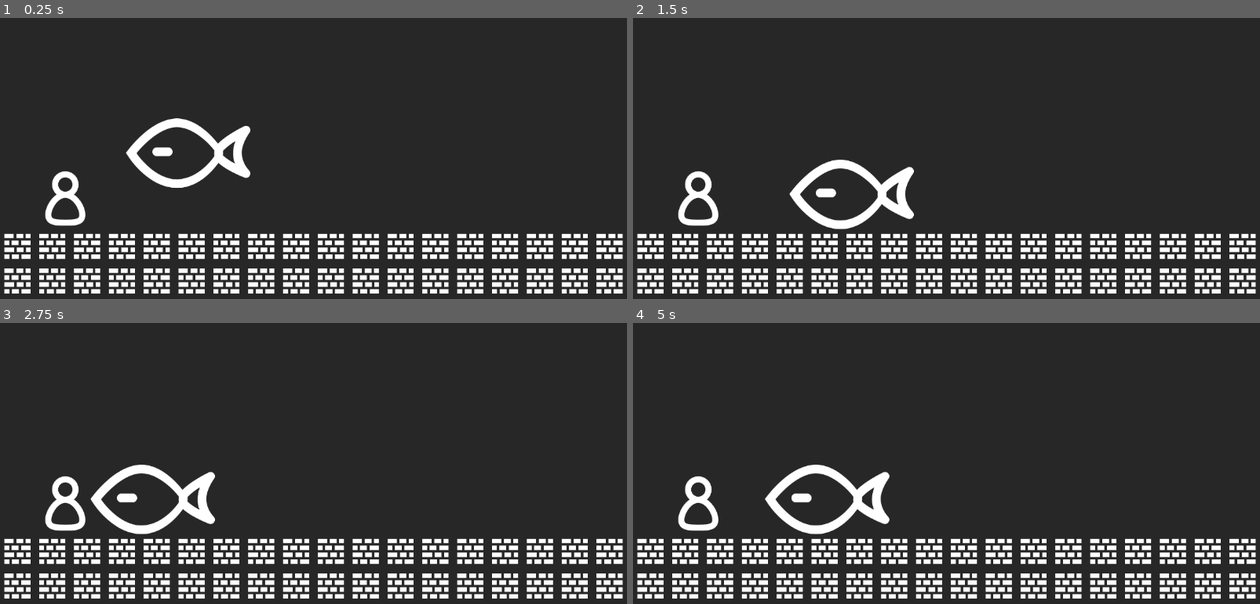
Above: before the commit, frames 1-4 (two rows, left to right).
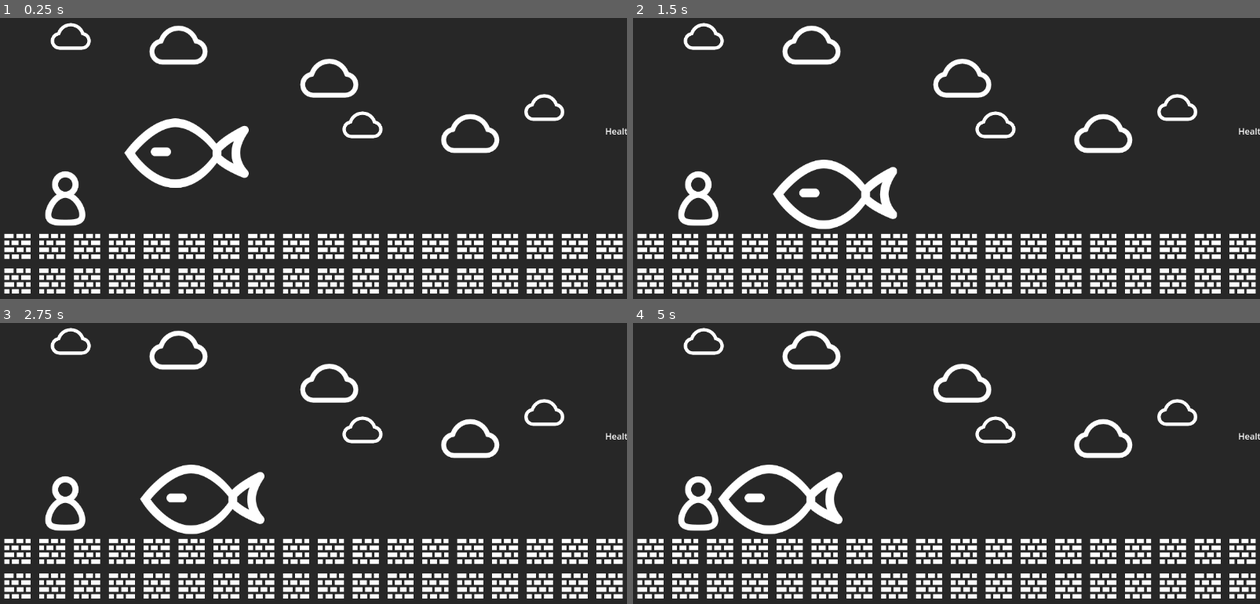
Above: after the commit, the same moments.

Repository: qingzhixing/Icon-Rogue
Game: Godot game, scene res://scene/game_scene.tscn
Same seed, same stepped clock (60 frames per second), same inputs: the game is played once before the commit and once after it.
Inputs:
- Up to frame 1 (0.25 s): no input
- Up to frame 2 (1.5 s): no input
- Up to frame 3 (2.75 s): no input
- Up to frame 4 (5 s): no input

The runs differ from the first frame. In frame 1, 2.6% of the frame differs, in the area x 8-100%, y 1-61%; in frame 2, 4.7%; in frame 3, 5.2%, in the area x 8-100%, y 1-76%; in frame 4, 5.2%.

Commit message:
🔢 碰撞伤害

Diff:
--- /dev/null
+++ b/assets/map_element/decorations/cloud.tscn
@@ -0,0 +1,8 @@
+[gd_scene load_steps=2 format=3 uid="uid://yafyw56ssd1o"]
+
+[ext_resource type="Texture2D" uid="uid://bevkwdjs11wym" path="res://assets/map_element/decorations/cloud.png" id="1_p0ckr"]
+
+[node name="Cloud" type="Sprite2D"]
+position = Vector2(1.90735e-06, 1.90735e-06)
+scale = Vector2(0.64, 0.64)
+texture = ExtResource("1_p0ckr")
--- a/assets/scene/ground/brick.tscn
+++ b/assets/map_element/ground/brick.tscn
@@ -1,6 +1,6 @@
 [gd_scene load_steps=2 format=3 uid="uid://c7s61c8fyguyi"]
 
-[ext_resource type="Texture2D" uid="uid://c6bttbkiojmg6" path="res://assets/scene/ground/brick.png" id="1_l0ub5"]
+[ext_resource type="Texture2D" uid="uid://c6bttbkiojmg6" path="res://assets/map_element/ground/brick.png" id="1_l0ub5"]
 
 [node name="BrickSprite" type="Sprite2D"]
 scale = Vector2(0.32, 0.32)
--- /dev/null
+++ b/assets/sprite/entity/entity_data.tscn
@@ -0,0 +1,6 @@
+[gd_scene load_steps=2 format=3 uid="uid://mtvxkjh2dgyq"]
+
+[ext_resource type="Script" path="res://script/entity/entity_data.gd" id="1_rmimt"]
+
+[node name="EntityData" type="Node"]
+script = ExtResource("1_rmimt")
--- a/assets/sprite/entity/fish.tscn
+++ b/assets/sprite/entity/fish.tscn
@@ -1,7 +1,8 @@
-[gd_scene load_steps=4 format=3 uid="uid://disiro1pn17a"]
+[gd_scene load_steps=5 format=3 uid="uid://disiro1pn17a"]
 
 [ext_resource type="Texture2D" uid="uid://oe1qhihwu6kt" path="res://assets/sprite/entity/Fish.png" id="1_arv1m"]
 [ext_resource type="Script" path="res://script/entity/fish.gd" id="1_bqoj2"]
+[ext_resource type="PackedScene" uid="uid://mtvxkjh2dgyq" path="res://assets/sprite/entity/entity_data.tscn" id="2_1yog8"]
 
 [sub_resource type="RectangleShape2D" id="RectangleShape2D_4xwpm"]
 size = Vector2(232, 128)
@@ -11,7 +12,9 @@
 can_sleep = false
 lock_rotation = true
 script = ExtResource("1_bqoj2")
-speed = 40.0
+
+[node name="EntityData" parent="." instance=ExtResource("2_1yog8")]
+speed = 40
 
 [node name="CollisionShape2D" type="CollisionShape2D" parent="."]
 position = Vector2(-12, 0)
@@ -29,3 +32,6 @@
 [node name="CollisionShape2D" type="CollisionShape2D" parent="Entity Area"]
 position = Vector2(-12, 0)
 shape = SubResource("RectangleShape2D_4xwpm")
+
+[connection signal="on_damaged" from="EntityData" to="." method="on_damaged"]
+[connection signal="area_entered" from="Entity Area" to="." method="on_area_entered"]
--- a/assets/sprite/entity/player.tscn
+++ b/assets/sprite/entity/player.tscn
@@ -1,7 +1,8 @@
-[gd_scene load_steps=4 format=3 uid="uid://dbr1d3ag3is1e"]
+[gd_scene load_steps=5 format=3 uid="uid://dbr1d3ag3is1e"]
 
 [ext_resource type="Texture2D" uid="uid://dcifdlgr6dggr" path="res://assets/sprite/entity/player.png" id="1_3up65"]
 [ext_resource type="Script" path="res://script/entity/player.gd" id="1_5nvlc"]
+[ext_resource type="PackedScene" uid="uid://mtvxkjh2dgyq" path="res://assets/sprite/entity/entity_data.tscn" id="2_il0wb"]
 
 [sub_resource type="RectangleShape2D" id="RectangleShape2D_22km4"]
 size = Vector2(80, 112)
@@ -11,6 +12,9 @@
 can_sleep = false
 lock_rotation = true
 script = ExtResource("1_5nvlc")
+
+[node name="EntityData" parent="." instance=ExtResource("2_il0wb")]
+speed = 40
 
 [node name="CollisionShape2D" type="CollisionShape2D" parent="."]
 position = Vector2(0, -64)
@@ -29,4 +33,5 @@
 position = Vector2(0, -64)
 shape = SubResource("RectangleShape2D_22km4")
 
+[connection signal="on_damaged" from="EntityData" to="." method="on_damaged"]
 [connection signal="area_entered" from="Entity Area" to="." method="on_area_entered"]
--- a/scene/game_scene.tscn
+++ b/scene/game_scene.tscn
@@ -1,21 +1,41 @@
-[gd_scene load_steps=6 format=3 uid="uid://cpmic0eif1dup"]
+[gd_scene load_steps=7 format=3 uid="uid://cpmic0eif1dup"]
 
-[ext_resource type="PackedScene" uid="uid://c7s61c8fyguyi" path="res://assets/scene/ground/brick.tscn" id="1_qsiw5"]
+[ext_resource type="PackedScene" uid="uid://c7s61c8fyguyi" path="res://assets/map_element/ground/brick.tscn" id="1_qsiw5"]
 [ext_resource type="PackedScene" uid="uid://dbr1d3ag3is1e" path="res://assets/sprite/entity/player.tscn" id="2_1tamk"]
 [ext_resource type="PackedScene" uid="uid://df301vaq34gtk" path="res://scene/ground.tscn" id="2_txacy"]
 [ext_resource type="PackedScene" uid="uid://disiro1pn17a" path="res://assets/sprite/entity/fish.tscn" id="3_t26x3"]
+[ext_resource type="Texture2D" uid="uid://bevkwdjs11wym" path="res://assets/map_element/decorations/cloud.png" id="5_ud8a0"]
 
 [sub_resource type="PhysicsMaterial" id="PhysicsMaterial_jipil"]
 friction = 0.0
 
 [node name="game_scene" type="Node2D"]
 
-[node name="ColorRect" type="ColorRect" parent="."]
+[node name="background" type="ColorRect" parent="."]
 offset_left = -576.0
 offset_top = -324.0
 offset_right = 576.0
 offset_bottom = 324.0
 color = Color(0.151996, 0.151996, 0.151996, 1)
+
+[node name="UI" type="Control" parent="."]
+layout_mode = 3
+anchors_preset = 0
+offset_right = 40.0
+offset_bottom = 40.0
+
+[node name="VBoxContainer" type="VBoxContainer" parent="UI"]
+layout_mode = 0
+offset_right = 1152.0
+offset_bottom = 648.0
+
+[node name="HBoxContainer" type="HBoxContainer" parent="UI/VBoxContainer"]
+layout_mode = 2
+alignment = 1
+
+[node name="Label" type="Label" parent="UI/VBoxContainer/HBoxContainer"]
+layout_mode = 2
+text = "Health: 00"
 
 [node name="Camera2D" type="Camera2D" parent="."]
 position_smoothing_enabled = true
@@ -138,9 +158,37 @@
 
 [node name="Player" parent="." instance=ExtResource("2_1tamk")]
 position = Vector2(-456, 200)
-knock_back = 300
 
 [node name="Fish" parent="." instance=ExtResource("3_t26x3")]
 position = Vector2(-208, 24)
 mass = 0.1
-speed = 30.0
+
+[node name="Cloud" type="Sprite2D" parent="."]
+position = Vector2(424, -32)
+scale = Vector2(0.42, 0.42)
+texture = ExtResource("5_ud8a0")
+
+[node name="Cloud2" type="Sprite2D" parent="."]
+position = Vector2(288, 16)
+scale = Vector2(0.61, 0.61)
+texture = ExtResource("5_ud8a0")
+
+[node name="Cloud3" type="Sprite2D" parent="."]
+position = Vector2(90, -1.52588e-05)
+scale = Vector2(0.42, 0.42)
+texture = ExtResource("5_ud8a0")
+
+[node name="Cloud5" type="Sprite2D" parent="."]
+position = Vector2(-248, -147)
+scale = Vector2(0.61, 0.61)
+texture = ExtResource("5_ud8a0")
+
+[node name="Cloud6" type="Sprite2D" parent="."]
+position = Vector2(-446, -163)
+scale = Vector2(0.42, 0.42)
+texture = ExtResource("5_ud8a0")
+
+[node name="Cloud4" type="Sprite2D" parent="."]
+position = Vector2(29, -86)
+scale = Vector2(0.61, 0.61)
+texture = ExtResource("5_ud8a0")
--- /dev/null
+++ b/script/entity/entity_data.gd
@@ -0,0 +1,18 @@
+extends Node
+class_name EntityData
+@export var entity_type: String = "Entity"
+@export var max_health: int = 100
+@export var health: int = 100
+@export var attack: int = 10
+@export var defense: int = 10
+@export var speed: int = 10
+
+signal on_death()
+signal on_damaged(damage: int, source: EntityData)
+
+func take_damage(damage: int, source: EntityData) -> void:
+	health -= damage
+	on_damaged.emit(damage, source)
+	if health <= 0:
+		health = 0
+		on_death.emit()
--- a/script/entity/fish.gd
+++ b/script/entity/fish.gd
@@ -1,11 +1,20 @@
 class_name Fish extends RigidBody2D
 
-@export_category("Entity Data")
-@export var speed = 300.0
+@onready var entity_data: EntityData = $EntityData
+
+func on_area_entered(area: Area2D):
+	if area.get_parent() is Player:
+		var player = area.get_parent() as Player
+		# Take damage to player
+		var player_entity = player.entity_data;
+		player_entity.take_damage(entity_data.attack, entity_data);
+
 
 func _ready() -> void:
-	add_constant_force(Vector2(-speed, 0));
+	add_constant_force(Vector2(-entity_data.speed, 0));
 	pass
 
-func _process(delta: float) -> void:
-	pass
+
+func on_damaged(damage: int, source: EntityData) -> void:
+	print("Fish Get Damaged from: ", source.get_parent().name, " with damage:", damage);
+	pass # Replace with function body.
--- a/script/entity/player.gd
+++ b/script/entity/player.gd
@@ -1,12 +1,21 @@
 extends RigidBody2D
+class_name Player
 
 @export_category("Player Data")
-@export var knock_back = 300
+@export var knock_back_velocity = 300
+
+@onready var entity_data: EntityData = $EntityData
 
 func on_area_entered(area: Area2D):
-	print("Area Entered:", area.name)
-	print("Area Parent:", area.get_parent())
 	if area.get_parent() is Fish:
-		print("Fish knocked back!")
+		# Apply knock back force to fish
 		var fish = area.get_parent() as Fish;
-		fish.linear_velocity = Vector2(knock_back, fish.linear_velocity.y)
+		fish.linear_velocity = Vector2(knock_back_velocity, fish.linear_velocity.y)
+		# Take damage to fish
+		var fish_entity = fish.entity_data;
+		fish_entity.take_damage(entity_data.attack, entity_data);
+
+
+func on_damaged(damage: int, source: EntityData) -> void:
+	print("Player Get Damaged from:", source.get_parent().name, " with damage:", damage);
+	pass # Replace with function body.
Binary file added: assets/map_element/decorations/cloud.png
Not shown, changed: assets/map_element/decorations/cloud.png.import
Renamed: assets/scene/ground/brick.png -> assets/map_element/ground/brick.png
Not shown, added: assets/map_element/ground/brick.png.import
